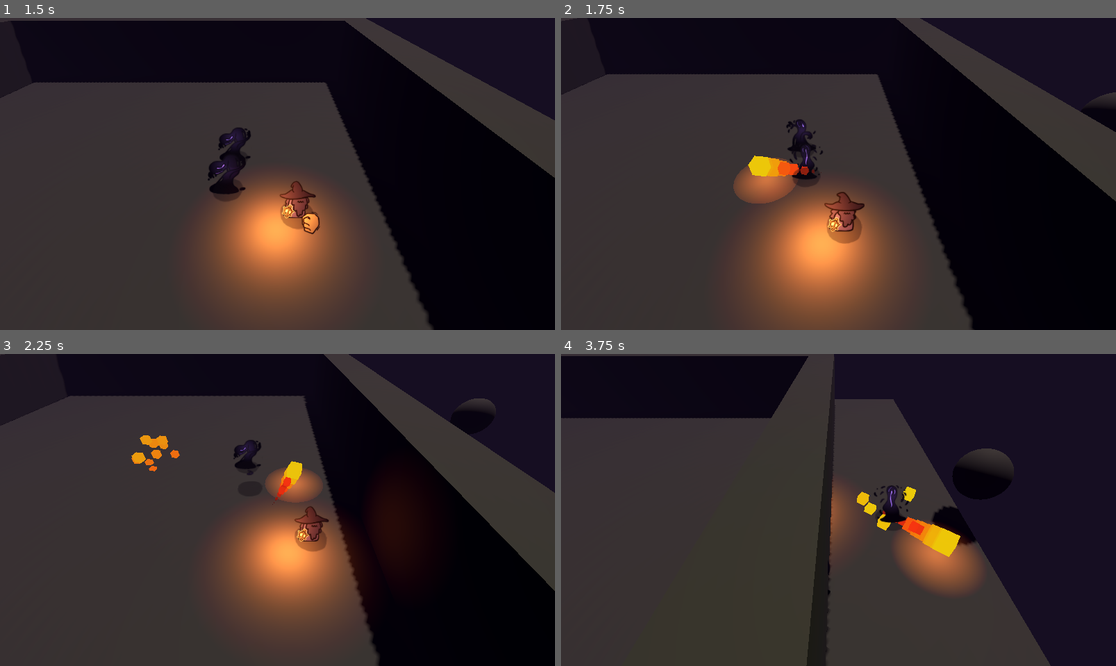
Above: before the commit, frames 1-4 (two rows, left to right).
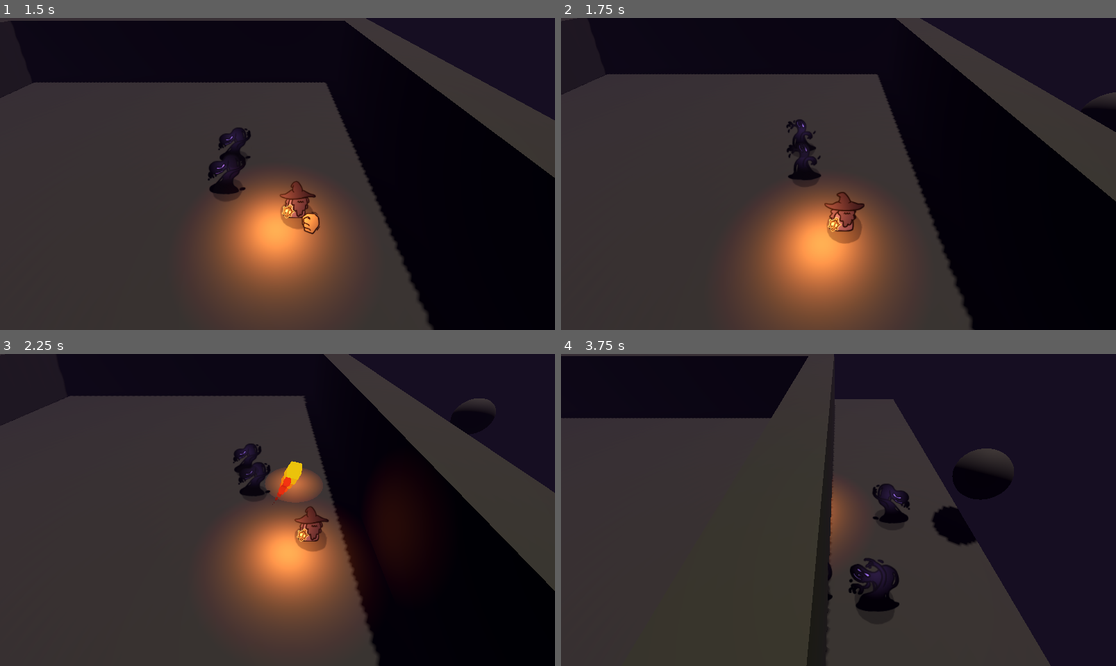
Above: after the commit, the same moments.

Repository: YhagoTomasini/GMTK_026
Game: Godot game, scene res://Scenes/world.tscn
The game is run twice, just before and just after one commit, with the same random seed, the same clock (stepped at 60 frames per second) and the same inputs.
Inputs (mouse positions are in pixels of both pictures, inside the frame that each line leads up to):
- Up to frame 1 (1.5 s): tap Enter (ui_accept) at 0.5, 0.77 s; move the mouse to (399, 158) at 0.52 s; hold Right (ui_right) 0.53-1.28 s; hold Right mouse button (magic) 0.53-1.28 s; click (399, 158) at 0.8 s; move the mouse to (166, 189) at 1.27 s; hold Down (ui_down) from 1.28 s (still down); click (166, 189) at 1.35 s
- Up to frame 2 (1.75 s): keep holding Down (ui_down); tap Enter (ui_accept) at 1.52 s; right-click (727, 189) at 1.55 s
- Up to frame 3 (2.25 s): move the mouse to (333, 441) at 2.02 s; release Down (ui_down) at 2.03 s; hold Right (ui_right) from 2.03 s (still down); hold Right mouse button (magic) from 2.03 s (still down)
- Up to frame 4 (3.75 s): click (894, 441) at 2.3 s; move the mouse to (810, 572) at 2.77 s; release Right (ui_right) at 2.78 s; release Right mouse button (magic) at 2.78 s; hold Up (ui_up) 2.78-3.53 s; click (810, 572) at 2.85 s; tap Enter (ui_accept) at 3.02 s; right-click (810, 572) at 3.05 s; move the mouse to (1005, 556) at 3.52 s; hold Left (ui_left) from 3.53 s (still down); hold Right mouse button (magic) from 3.53 s (still down)

Frame 1 is identical in both runs. In frame 2, 1.5% of the frame differs, in the area x 31-48%, y 40-60%; in frame 3, 0.8%; in frame 4, 4.4%, in the area x 48-76%, y 41-83%.

Commit message:
player n inimigo

Diff:
--- a/gmtk-026/Prefabs/player.tscn
+++ b/gmtk-026/Prefabs/player.tscn
@@ -154,13 +154,15 @@
 
 [sub_resource type="CapsuleMesh" id="CapsuleMesh_knrd4"]
 
-[node name="player" type="CharacterBody3D" node_paths=PackedStringArray("anim", "lamp", "light", "fists", "fistsAnim")]
+[node name="player" type="CharacterBody3D" node_paths=PackedStringArray("anim", "lamp", "light", "fists", "fistsAnim", "punchCooldown", "spellCooldown")]
 script = ExtResource("1_2nftw")
 anim = NodePath("Sprite_MC")
 lamp = NodePath("lamp")
 light = NodePath("OmniLight3D")
 fists = NodePath("fists_area")
 fistsAnim = NodePath("fists_area/Sprite3D")
+punchCooldown = NodePath("CoolDown_punch")
+spellCooldown = NodePath("CoolDown_spell")
 fireball_scene = ExtResource("2_hck1p")
 
 [node name="CollisionShape3D" type="CollisionShape3D" parent="."]
@@ -225,4 +227,12 @@
 target_position = Vector3(0, 0, -1)
 collision_mask = 4
 
+[node name="CoolDown_punch" type="Timer" parent="."]
+one_shot = true
+
+[node name="CoolDown_spell" type="Timer" parent="."]
+wait_time = 0.6
+one_shot = true
+
 [connection signal="body_entered" from="fists_area" to="." method="_on_fists_area_body_entered"]
+[connection signal="timeout" from="CoolDown_punch" to="." method="_on_cool_down_punch_timeout"]
--- a/gmtk-026/Prefabs/slime_1.tscn
+++ b/gmtk-026/Prefabs/slime_1.tscn
@@ -104,10 +104,11 @@
 "speed": 5.0
 }]
 
-[node name="Slime_1" type="CharacterBody3D" node_paths=PackedStringArray("anim") groups=["enemies"]]
+[node name="Slime_1" type="CharacterBody3D" node_paths=PackedStringArray("anim", "collision") groups=["enemies"]]
 collision_layer = 4
 script = ExtResource("1_n3tpi")
 anim = NodePath("animSprite")
+collision = NodePath("CollisionShape3D")
 
 [node name="nav_agent" type="NavigationAgent3D" parent="."]
 path_height_offset = 0.1
--- a/gmtk-026/Scripts/Main_character.gd
+++ b/gmtk-026/Scripts/Main_character.gd
@@ -10,14 +10,15 @@
 @export var light : OmniLight3D
 #ataques melees
 @export var fists : Area3D
-@export var fistsAnim: AnimatedSprite3D
-var canPunch : bool = true
-var switch = 1
+@export var fistsAnim : AnimatedSprite3D
+@export var punchCooldown : Timer
+var switchPunch = 1
+var punchCount = 0
 #ataques magicos
 @onready var spells_marker: Marker3D = $spells_marker
 @onready var ray_fireball: RayCast3D = $spells_marker/ray_fireball
+@export var spellCooldown : Timer
 @export var fireball_scene : PackedScene
-var canSpell : bool = true
 
 enum faces {
 	DOWN,
@@ -25,8 +26,14 @@
 	LEFT,
 	RIGHT
 }
+var facing := faces.DOWN
 
-var facing := faces.DOWN
+enum states {
+	IDLE,
+	PUNCHING,
+	CASTING
+}
+var state := states.IDLE
 
 func _physics_process(delta: float) -> void:
 	## A.
@@ -99,17 +106,21 @@
 		$spells_marker.look_at(cursor_position_on_place,Vector3.UP,0)
 
 func punch():
-	if canPunch:
-		canPunch = false
+	if state == states.IDLE and punchCount < 2:
+		state = states.PUNCHING
 
-		switch *= -1
+		punchCount += 1
+		switchPunch *= -1
+
 		fistsAnim.visible = true
 		fists.monitoring = true
+
+		punchCooldown.start()
 
 		match facing:
 			faces.DOWN:
 				fistsAnim.sorting_offset = 3
-				if switch > 0:
+				if switchPunch > 0:
 					fistsAnim.flip_h = true
 				else:
 					fistsAnim.flip_h = false
@@ -117,14 +128,14 @@
 
 			faces.UP:
 				fistsAnim.sorting_offset = -3
-				if switch > 0:
+				if switchPunch > 0:
 					fistsAnim.flip_h = true
 				else:
 					fistsAnim.flip_h = false
 				fistsAnim.play("punch_up")
 
 			faces.LEFT:
-				if switch > 0:
+				if switchPunch > 0:
 					fistsAnim.sorting_offset = 3
 					fistsAnim.flip_h = true
 					fistsAnim.play("punch_down")
@@ -133,7 +144,7 @@
 					fistsAnim.flip_h = true
 					fistsAnim.play("punch_up")
 			faces.RIGHT:
-				if switch > 0:
+				if switchPunch > 0:
 					fistsAnim.sorting_offset = 3
 					fistsAnim.flip_h = false
 					fistsAnim.play("punch_down")
@@ -146,16 +157,31 @@
 		fistsAnim.visible = false
 		fists.monitoring = false
 
-		canPunch = true
+		if punchCount >= 2:
+			punchCooldown.wait_time = 1.2
+			punchCooldown.start()
+
+		state = states.IDLE
 
 func magic():
-	var fireball_instanciate = fireball_scene.instantiate()
-	fireball_instanciate.global_transform = $spells_marker.global_transform
-	add_sibling(fireball_instanciate)
-	#await get_tree().create_timer(0.25).timeout
+	if state == states.IDLE and spellCooldown.is_stopped():
+		state = states.CASTING
+		spellCooldown.start()
+
+		var fireball_instanciate = fireball_scene.instantiate()
+		fireball_instanciate.global_transform = $spells_marker.global_transform
+		add_sibling(fireball_instanciate)
+
+		state = states.IDLE
+
 	#if ray_fireball.is_colliding():
 		#ray_fireball.get_collider().takeDamage()
 	#await get_tree().create_timer(0.25).timeout
 
 func _on_fists_area_body_entered(body: Node3D) -> void:
 	body.takeDamage()
+
+
+func _on_cool_down_punch_timeout() -> void:
+	punchCount = 0
+	punchCooldown.wait_time = 1
--- a/gmtk-026/Scripts/slime_1.gd
+++ b/gmtk-026/Scripts/slime_1.gd
@@ -1,6 +1,7 @@
 extends CharacterBody3D
 @export var anim : AnimatedSprite3D
 @onready var nav_agent: NavigationAgent3D = $nav_agent
+#@export var collision : CollisionShape3D
 
 var SPEED = 3.0
 var following : bool = true
@@ -30,6 +31,7 @@
 		nav_agent.target_position = target_location
 
 func takeDamage() -> void:
+	collision_mask = 24
 	following = false
 	anim.play("dying")
 
